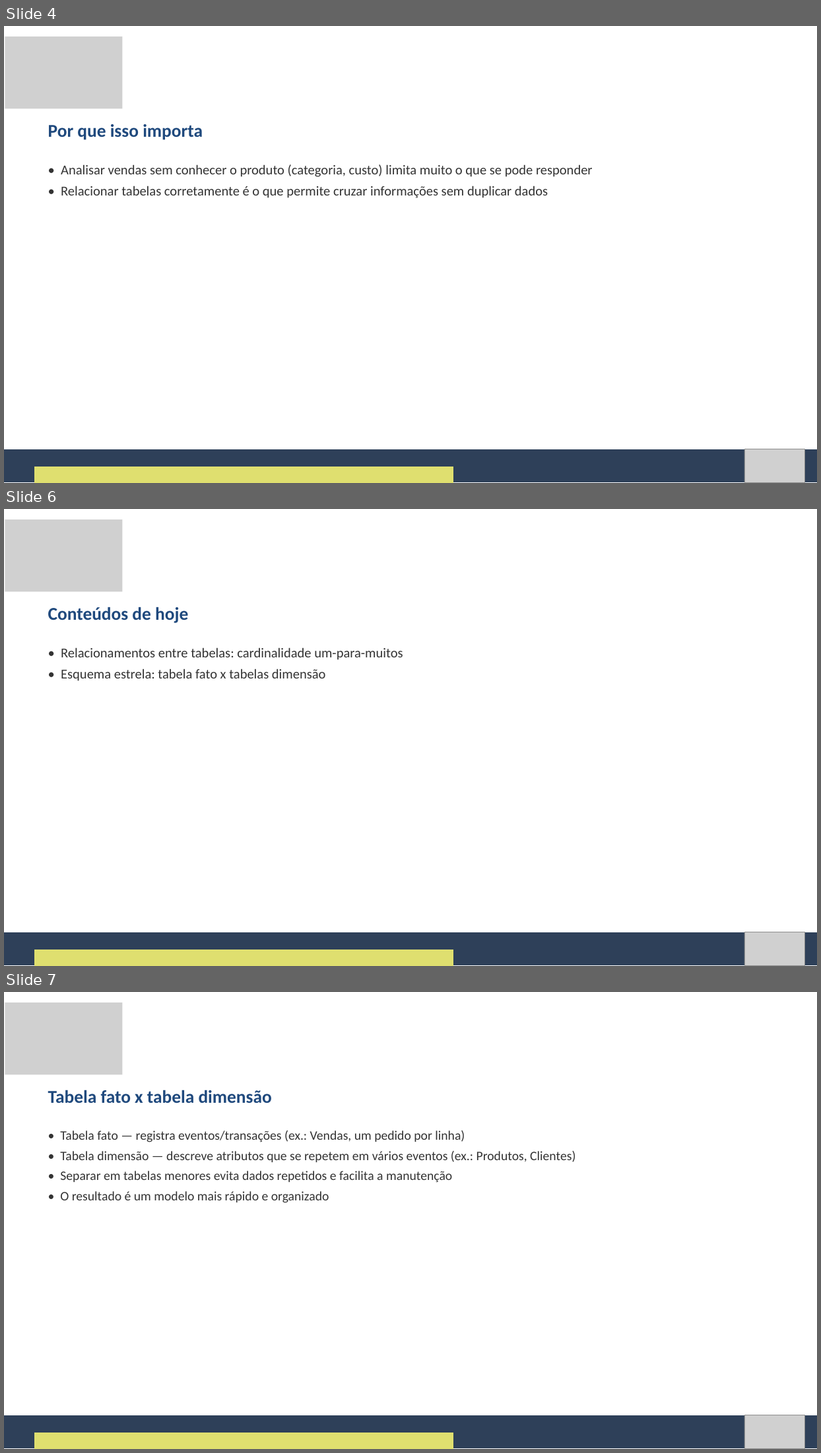
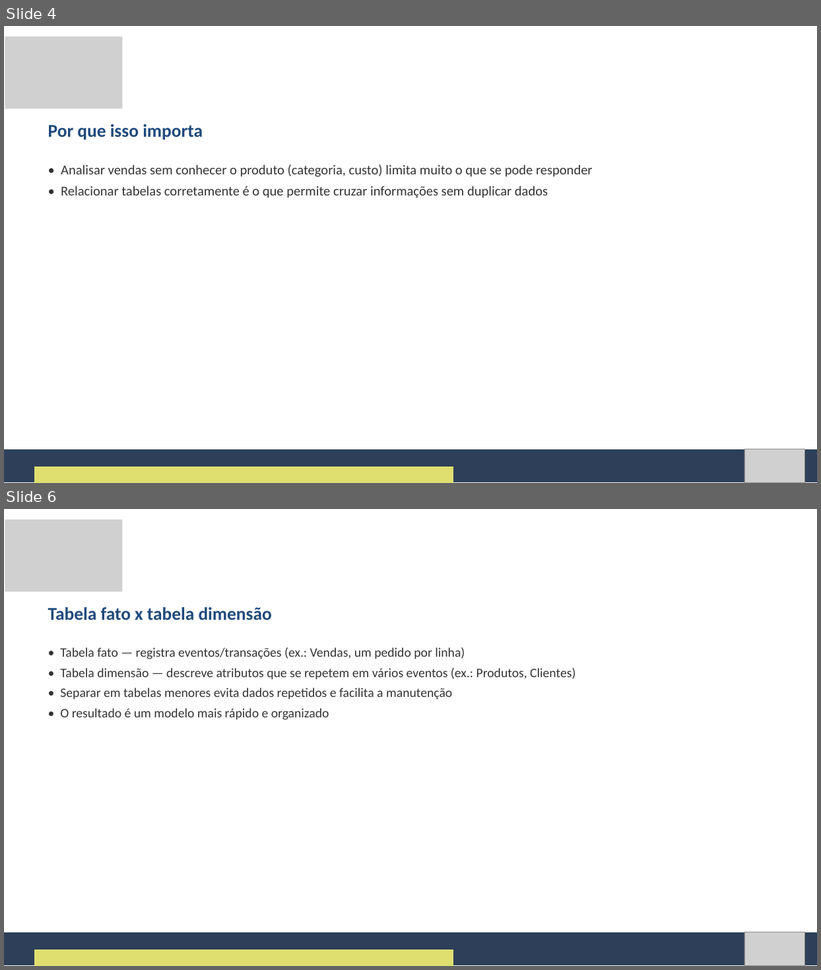
Before and after one commit to Natan20/Curso-PowerBI-Desktop-Material, a slide deck: Aula 03 - 04-09-2026/Aula 3 - Slides.pptx. Shown one above the other, each under a label of ours: slides 4, 6 and 7 before the commit, slides 4 and 6 after it; the slides between them are not shown. The pictures are 821x1453 and 821x970 pixels, drawn with LibreOffice and Linux fonts; fonts in the diff are those of the drawing; grey boxes stand for pictures. Boxes give left, top, right and bottom in pixels: in the first picture for what was removed or moved away, otherwise in the second. Text is boxed around its words. In the diff, an @@ line names an element or a change of style, - is before the commit and + after.

```diff
--- a/Aula 03 - 04-09-2026/Aula 3 - Slides.pptx
+++ b/Aula 03 - 04-09-2026/Aula 3 - Slides.pptx
@@ slide 6 removed at bbox=[4, 509, 817, 966], background #FFFFFF @@
@@ picture removed at bbox=[5, 520, 122, 592] @@
@@ text removed at bbox=[48, 607, 188, 623] @@
-Conteúdos de hoje
@@ text removed at bbox=[61, 648, 403, 681] @@
-• Relacionamentos entre tabelas: cardinalidade um-para-muitos
-• Esquema estrela: tabela fato x tabelas dimensão
@@ freeform shape removed at bbox=[4, 933, 817, 966] @@
@@ picture removed at bbox=[745, 932, 805, 966] @@
@@ freeform shape removed at bbox=[34, 950, 453, 966] @@
@@ what was slide 7 is now slide 6 @@
```
Also in this commit, not shown: 1 slide changed, 1 other slide removed.
